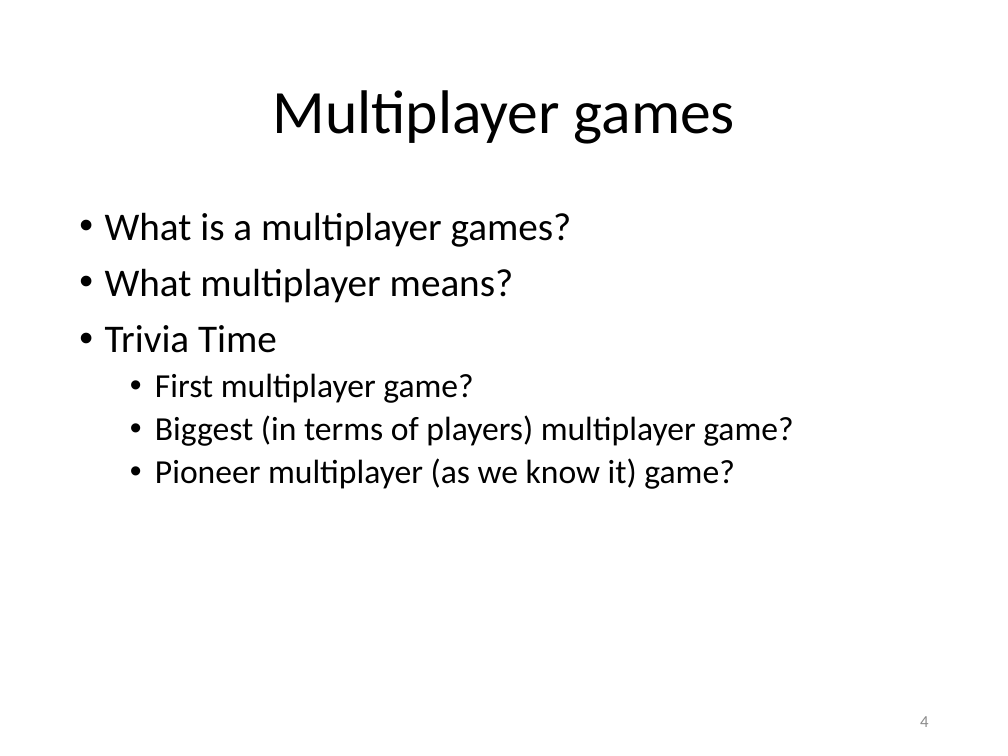
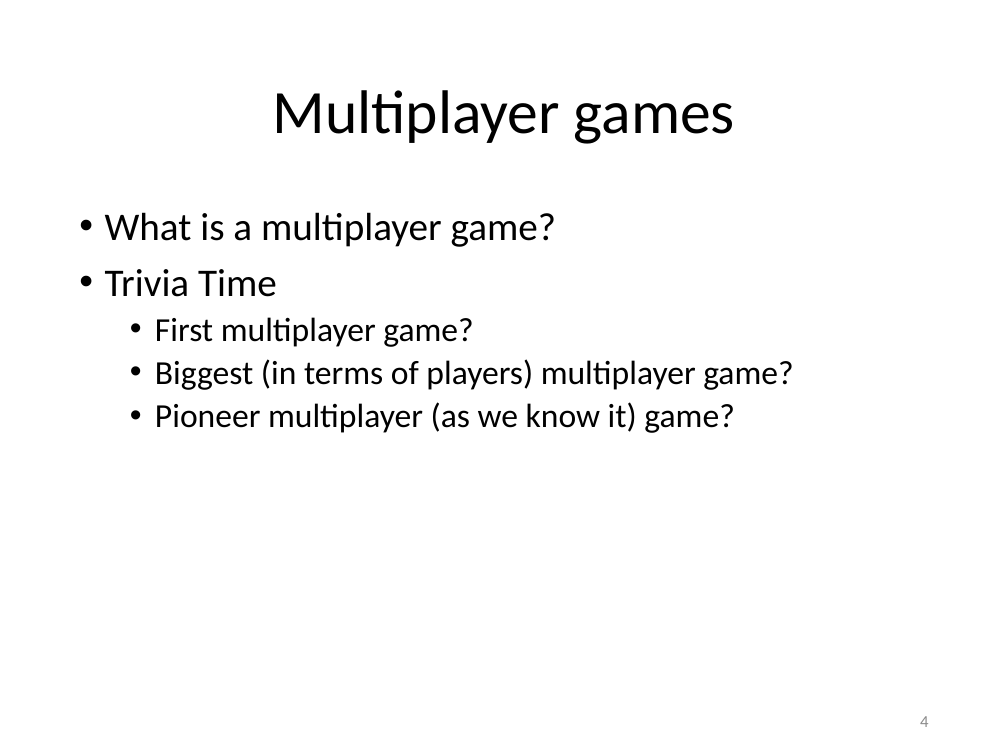
Before and after one commit to Lotti/codemotion2015, a slide deck: slide 4 of slides/slides.pptx. Drawn at 1008x756 pixels with LibreOffice and Linux fonts; fonts in the diff are those of the drawing; background and template pictures are left out. Boxes give left, top, right and bottom in pixels: in the first picture for what was removed or moved away, otherwise in the second. Text is boxed around its words. In the diff, an @@ line names an element or a change of style, - is before the commit and + after.

```diff
--- a/slides/slides.pptx
+++ b/slides/slides.pptx
@@ text at (105,212,556,247): text changed @@
-• What is a multiplayer games?
-• What multiplayer means?
+• What is a multiplayer game?
```
Also in this commit, not shown: 9 other slides changed, 8 other files.
